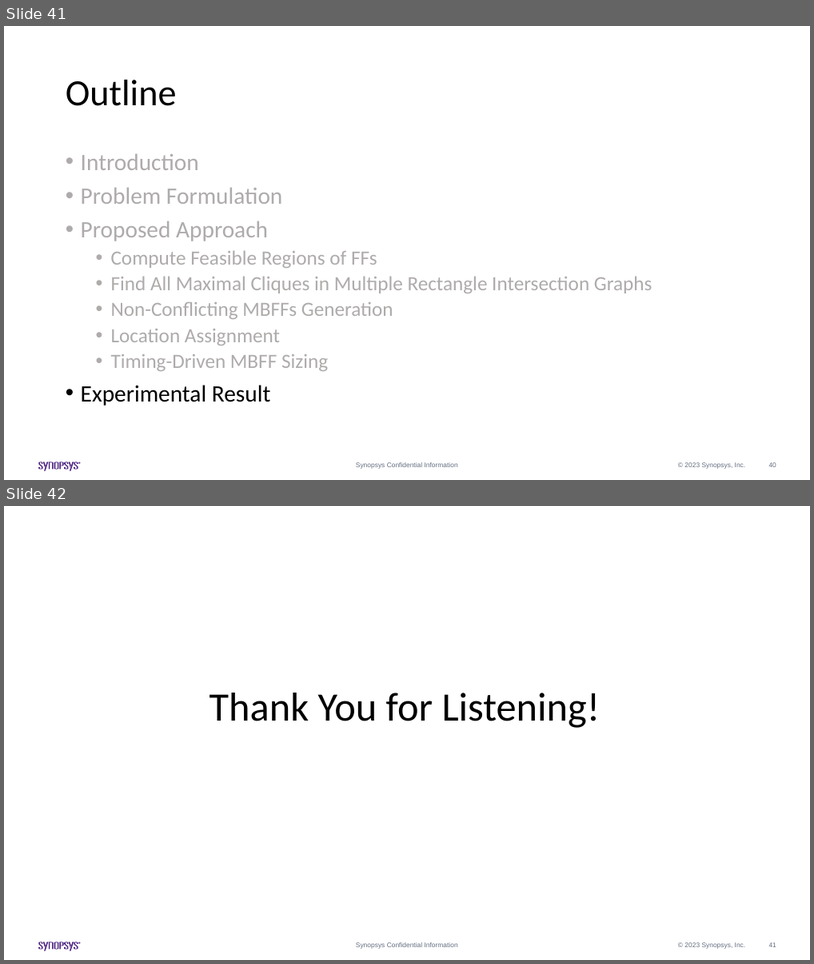
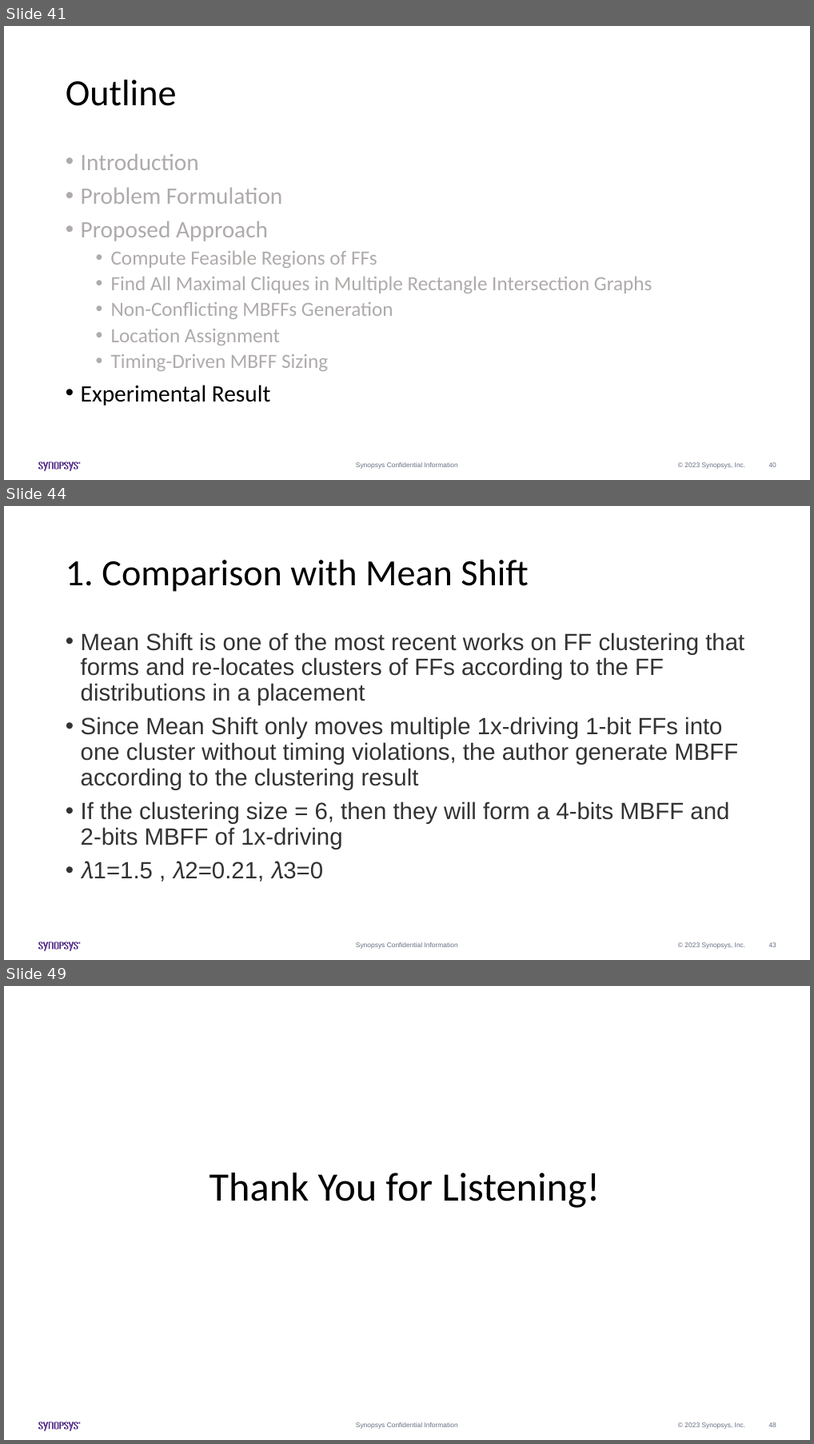
Before and after one commit to Pacific-Feng-Studuies/Studied-Papers, a slide deck: Synopsys Intern/Generation of Mixed-Driving Multi-Bit Flip-Flops for Power/Generation of Mixed-Driving Multi-Bit Flip-Flops for Power.pptx. Shown one above the other, each under a label of ours: slides 41 and 42 before the commit, slides 41, 44 and 49 after it; the slides between them are not shown. The pictures are 814x964 and 814x1444 pixels, drawn with LibreOffice and Linux fonts; fonts in the diff are those of the drawing. Boxes give left, top, right and bottom in pixels: in the first picture for what was removed or moved away, otherwise in the second. Text is boxed around its words. In the diff, an @@ line names an element or a change of style, - is before the commit and + after.

Commit message:
2023/06/20

```diff
--- a/Synopsys Intern/Generation of Mixed-Driving Multi-Bit Flip-Flops for Power/Generation of Mixed-Driving Multi-Bit Flip-Flops for Power.pptx
+++ b/Synopsys Intern/Generation of Mixed-Driving Multi-Bit Flip-Flops for Power/Generation of Mixed-Driving Multi-Bit Flip-Flops for Power.pptx
@@ slide 44 added at [4,506,810,960], background #FFFFFF; not listed: 14 template elements that a slide beside it also shows @@
@@ title added at [66,560,528,592], 44 pt, text #000000 @@
+1. Comparison with Mean Shift
@@ text added at [81,632,745,881], 28 pt, text #333333 @@
+• Mean Shift is one of the most recent works on FF clustering that forms and re-locates clusters of FFs according to the FF distributions in a placement
+• Since Mean Shift only moves multiple 1x-driving 1-bit FFs into one cluster without timing violations, the author generate MBFF according to the clustering result
+• If the clustering size = 6, then they will form a 4-bits MBFF and 2-bits MBFF of 1x-driving
+• 𝜆1=1.5 , 𝜆2=0.21, 𝜆3=0
@@ what was slide 42 is now slide 49 @@
@@ page number at [770,1422,777,1427]: text changed @@
-41
+48
```
Also in this commit, not shown: 6 other slides added.
